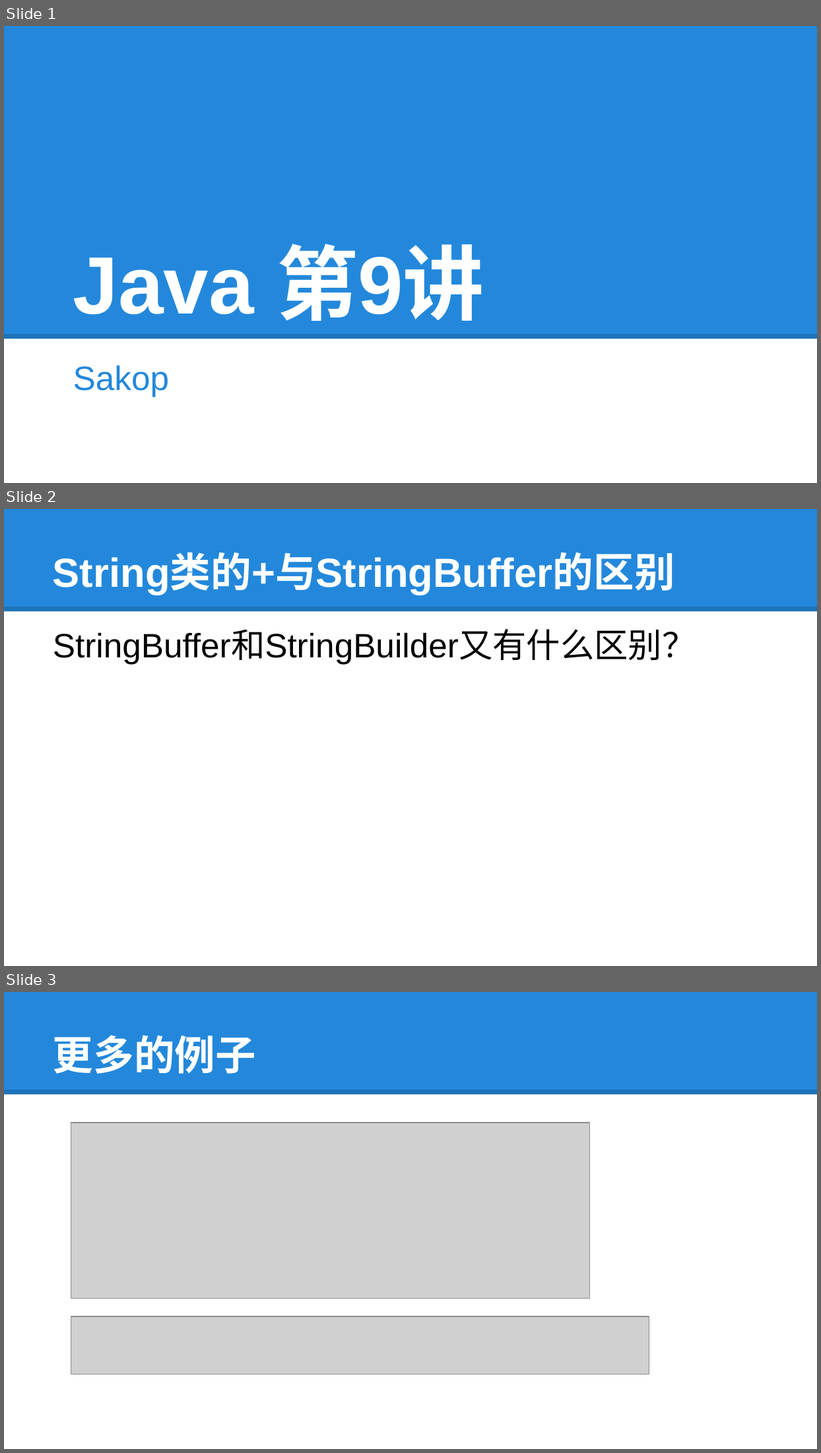
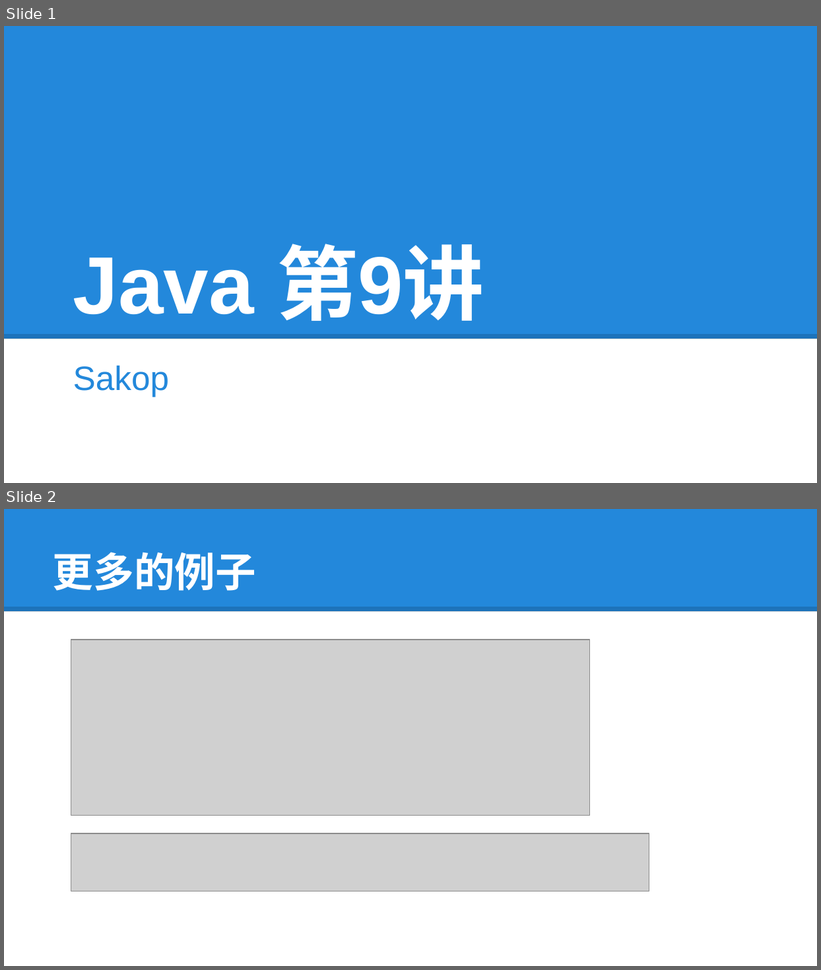
Before and after one commit to tokyojava/java_beginner, a slide deck: JAVA周日班/课件/Java9.pptx. Shown one above the other, each under a label of ours: slides 1, 2 and 3 before the commit, slides 1 and 2 after it. The pictures are 821x1453 and 821x970 pixels, drawn with LibreOffice and Linux fonts; fonts in the diff are those of the drawing; grey boxes stand for pictures. Boxes give left, top, right and bottom in pixels: in the first picture for what was removed or moved away, otherwise in the second. Text is boxed around its words. In the diff, an @@ line names an element or a change of style, - is before the commit and + after.

```diff
--- a/JAVA周日班/课件/Java9.pptx
+++ b/JAVA周日班/课件/Java9.pptx
@@ slide 2 removed at (x1=4, y1=509, x2=817, y2=966), background #FFFFFF; not listed: 2 template elements that a slide beside it also shows @@
@@ title removed at (x1=53, y1=555, x2=675, y2=595) @@
-String类的+与StringBuffer的区别
@@ text removed at (x1=53, y1=630, x2=696, y2=664) @@
-StringBuffer和StringBuilder又有什么区别？
@@ what was slide 3 is now slide 2 @@
```
Also in this commit, not shown: 2 other files.
